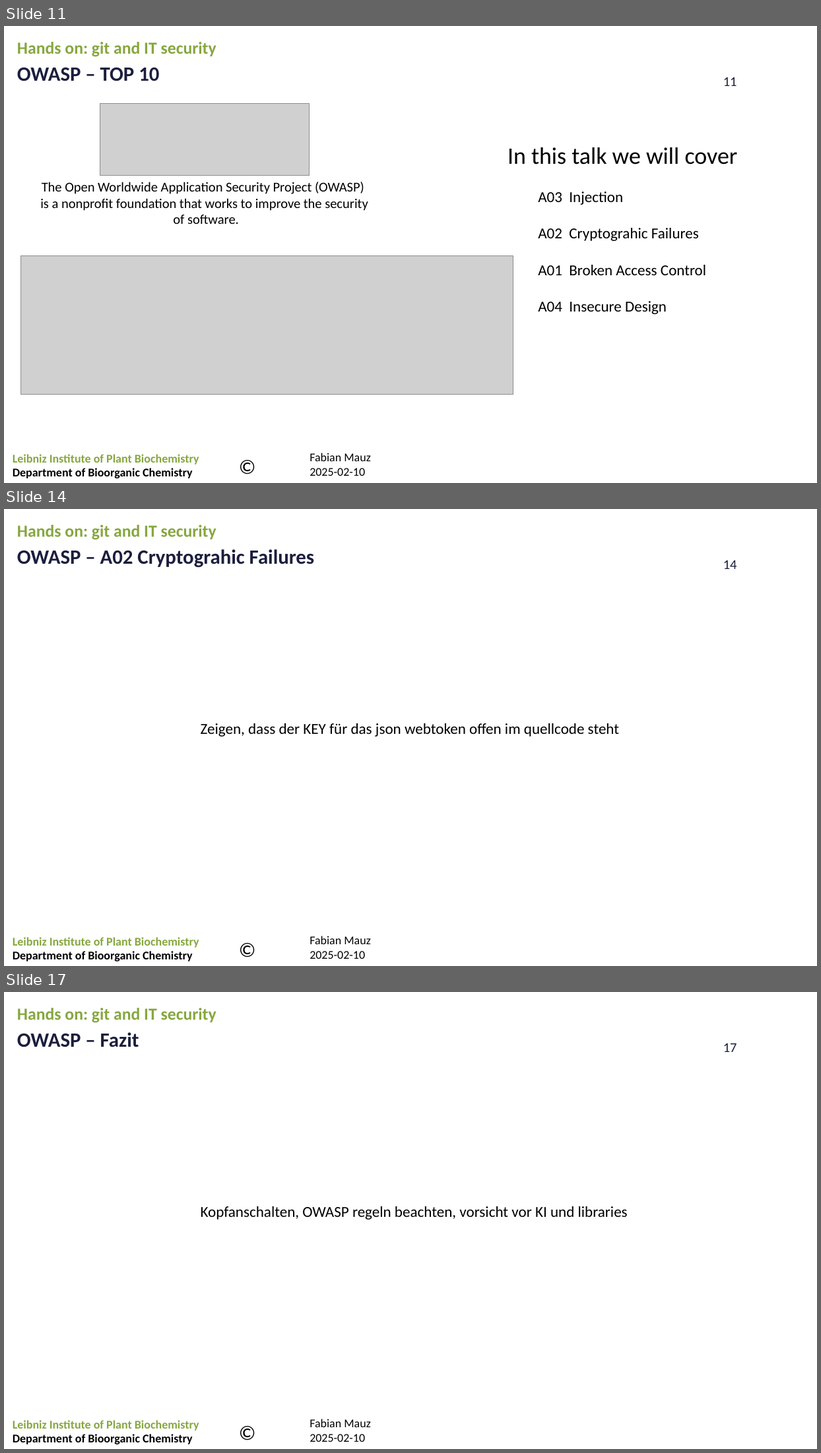
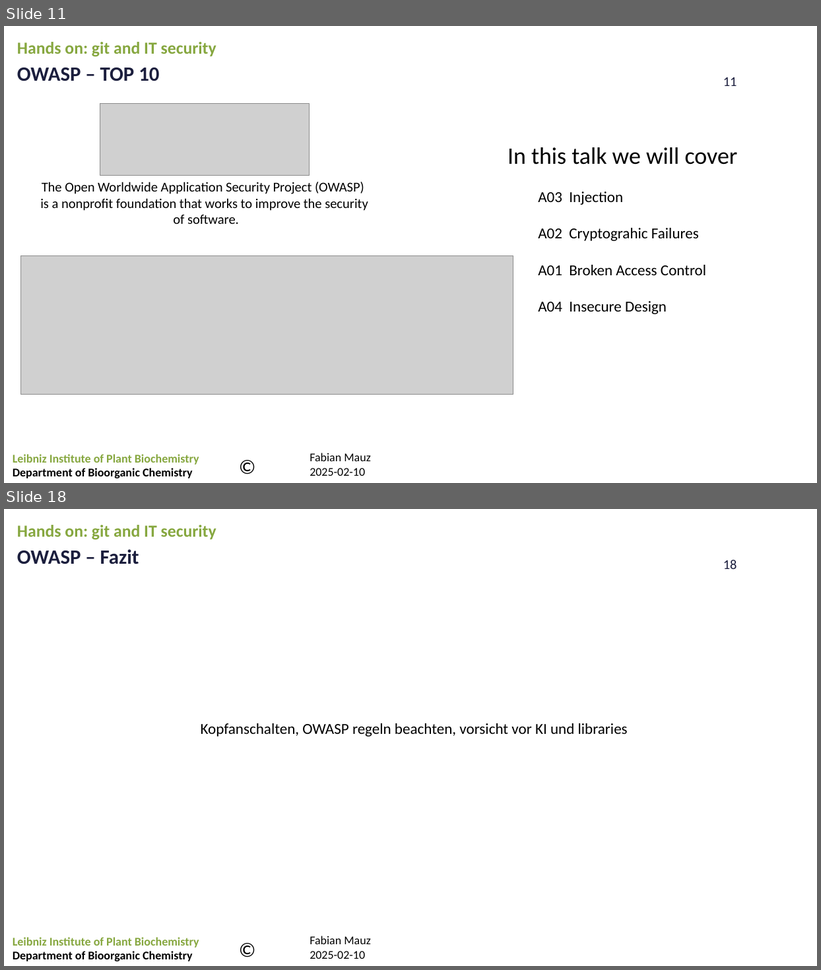
Before and after one commit to FabianMauz/talks_and_lessons, a slide deck: 20250219_git_and_it_security/20250219_git_and_it_security.pptx. Shown one above the other, each under a label of ours: slides 11, 14 and 17 before the commit, slides 11 and 18 after it; the slides between them are not shown. The pictures are 821x1453 and 821x970 pixels, drawn with LibreOffice and Linux fonts; fonts in the diff are those of the drawing; grey boxes stand for pictures; background and template pictures are left out. Boxes give left, top, right and bottom in pixels: in the first picture for what was removed or moved away, otherwise in the second. Text is boxed around its words. In the diff, an @@ line names an element or a change of style, - is before the commit and + after.

Commit message:
add more slides about security

```diff
--- a/20250219_git_and_it_security/20250219_git_and_it_security.pptx
+++ b/20250219_git_and_it_security/20250219_git_and_it_security.pptx
@@ slide 14 removed at [4,509,817,966], background picture (left out); not listed: 4 template elements that a slide beside it also shows @@
@@ text removed at [17,525,217,540] @@
-Hands on: git and IT security
@@ text removed at [17,549,314,568] @@
-OWASP – A02 Cryptograhic Failures
@@ text removed at [201,723,619,737] @@
-Zeigen, dass der KEY für das json webtoken offen im quellcode steht
@@ what was slide 17 is now slide 18 @@
@@ page number at [723,560,737,569]: text changed @@
-17
+18
```
Also in this commit, not shown: 1 slide changed, 5 slides added, 3 other slides removed.
